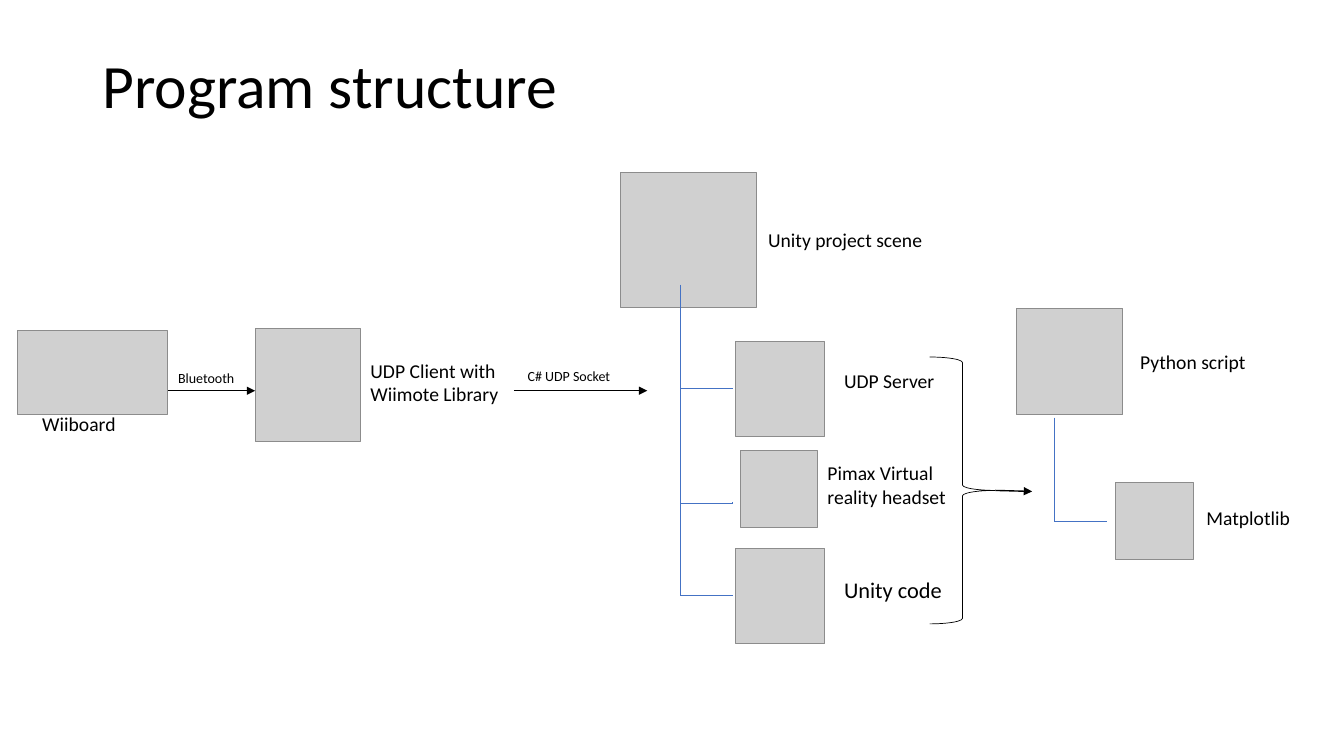
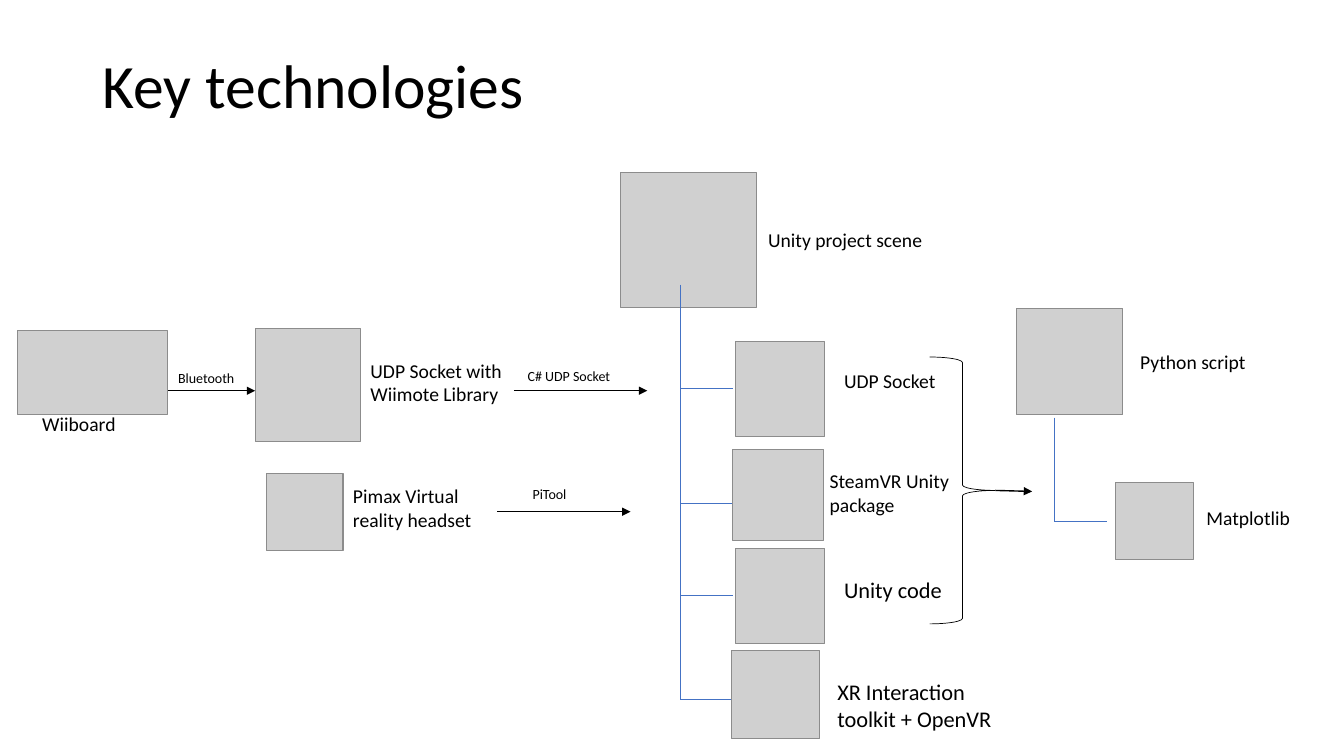
Before and after one commit to colonbrack3t/Final-Year-Project-2022, a slide deck: slide 5 of Final Year Project.pptx. Drawn at 1344x756 pixels with LibreOffice and Linux fonts; fonts in the diff are those of the drawing; grey boxes stand for pictures. Boxes give left, top, right and bottom in pixels: in the first picture for what was removed or moved away, otherwise in the second. Text is boxed around its words. In the diff, an @@ line names an element or a change of style, - is before the commit and + after.

```diff
--- a/Final Year Project.pptx
+++ b/Final Year Project.pptx
@@ title at (102,65,523,119): text changed @@
-Program structure
+Key technologies
@@ text at (370,364,501,404): text changed @@
-UDP Client with Wiimote Library
+UDP Socket with Wiimote Library
@@ text at (844,374,935,388): text changed @@
-UDP Server
+UDP Socket
@@ picture: place and size @@
-picture at (741,451,818,528)
+picture at (266,473,343,551)
@@ text "Pimax Virtual reality headset": place and size @@
-text "Pimax Virtual reality headset" at (827,466,946,507)
+text "Pimax Virtual reality headset" at (353,489,472,530)
@@ picture added at (732,450,824,541) @@
@@ text added at (830,474,949,516), 14 pt, text #000000 @@
+SteamVR Unity package
@@ text added at (533,489,567,499), 10 pt, text #000000 @@
+PiTool
@@ arrow added from (497, 512) to (631, 512), #000000 1 pt @@
@@ elbow line added from (681, 596) to (733, 700), #4472C4 0.5 pt @@
@@ picture added at (731,650,820,738) @@
@@ text added at (837,684,991,731), 16 pt, text #000000 @@
+XR Interaction toolkit + OpenVR
```
Also in this commit, not shown: 2 other slides changed, 5 slides added, 1 other file.
